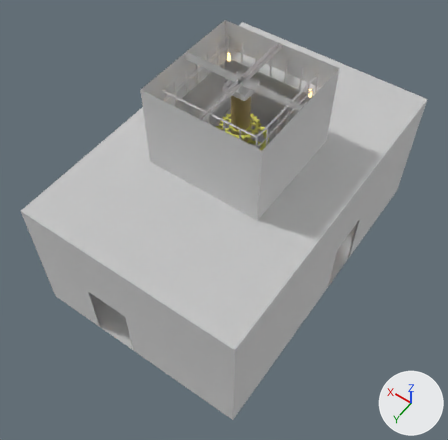
What one commit did to the glTF model assets-source/rooms/gear-shaft/staging/gear-shaft.glb.
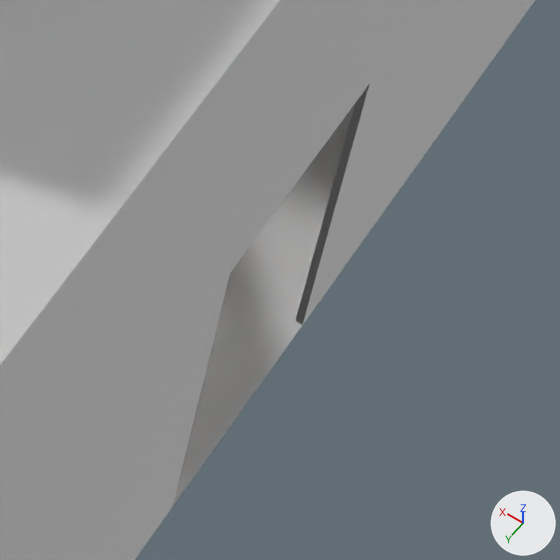
The first picture shows the older version from a camera (50 mm lens) standing at (-8.01, 12.1, 19.82) and looking at (-0.35, 1.37, 2.97). The close-ups show the older and then the newer version on the part from 67% to 87% of the width and 47% to 67% of the height of that picture. Only the edits that show in the close-ups are written down. Arrows for +X, +Y and +Z are at lower right; the lights stay in place. Vertices at exactly the same position are counted once.

The older version as bpy lines, for what is in view:
```python
me_gear_shaft = bpy.data.meshes.new('gear-shaft')
me_gear_shaft.from_pydata(...)  # 3212 vertices, 3376 faces; spans x -4.0..4.0, y -6.0..6.0, z 0.0..8.0
me_gear_shaft.materials.append(mat_gear_shaft_stone_floor)  # white #e7e7e7
me_gear_shaft.materials.append(mat_gear_shaft_wallpaper)  # white #e7e7e7
me_gear_shaft.materials.append(mat_gear_shaft_walnut)  # white #e7e7e7
me_gear_shaft.materials.append(mat_gear_shaft_brass_aged)  # white #e7e7e7
me_gear_shaft.materials.append(mat_gear_shaft_brass_polished)  # white #e7e7e7
me_gear_shaft.materials.append(mat_gear_shaft_wax)  # beige #e7d7b8
me_gear_shaft.materials.append(mat_gear_shaft_flame)  # brown #896335, glowing orange #ffbc69
me_gear_shaft.materials.append(mat_gear_shaft_lamp_glass)  # beige #ffda99, glowing beige #ffda99
me_gear_shaft.materials.append(mat_gear_shaft_coals)  # brown #683815, glowing orange #ff9342
me_gear_shaft.materials.append(mat_gear_shaft_bronze)  # yellow #bca86f
ob_gear_shaft = bpy.data.objects.new('gear-shaft', me_gear_shaft)
ob_gear_shaft.location = (0.0, 0.0, 0.0)
```
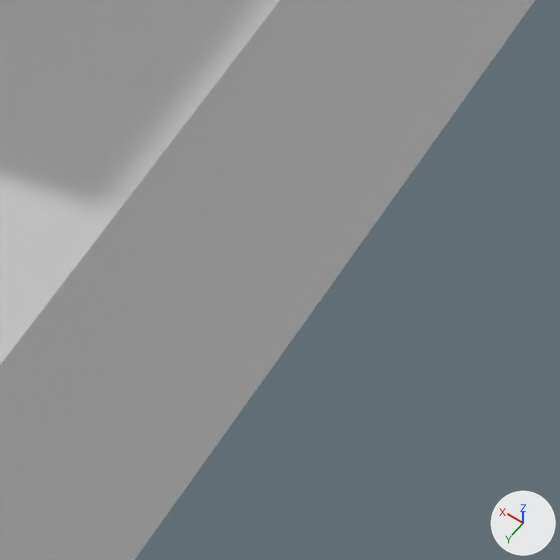
Where the change shows, as pixel boxes (x1, y1, x2, y2) in the close-ups (560 x 560 px):
'door-plug-w', added
    after: (172, 85, 369, 507)
    faces in mat_gear_shaft_wallpaper (white #e7e7e7): (195, 85, 369, 414)
    faces in mat_gear_shaft_walnut (white #e7e7e7): (172, 230, 329, 507)
part 1 of me_gear_shaft, deleted
    before: (173, 85, 369, 505)

What the commit changed:
me_gear_shaft is used by ob_gear_shaft; location (0.0, 0.0, 0.0).
me_gear_shaft had 3212 vertices, 3376 faces and spanned x -4.0..4.0, y -6.0..6.0, z 0.0..8.0.
me_gear_shaft now has 3162 vertices, 3290 faces and spans x -4.0..4.0, y -6.0..6.0, z 0.0..8.0.
me_gear_shaft part 1: 22 vertices removed from x -4.0..-3.94, y -1.92..-0.08, z 0.0..2.52.
Other edits to the shape of me_gear_shaft do not show in these pictures.
Mesh me_door_plug_w is new.
It has 28 vertices, 20 faces and spans x -4.0..-3.96, y -1.8..-0.2, z 0.0..2.4.
Faces by material slot: [2, 18].
It uses material mat_gear_shaft_wallpaper (white #e7e7e7).
It uses material mat_gear_shaft_walnut (white #e7e7e7).
Object 'door-plug-w' (ob_door_plug_w) is new; it shows me_door_plug_w.
Its location is (0.0, 0.0, 0.0).
